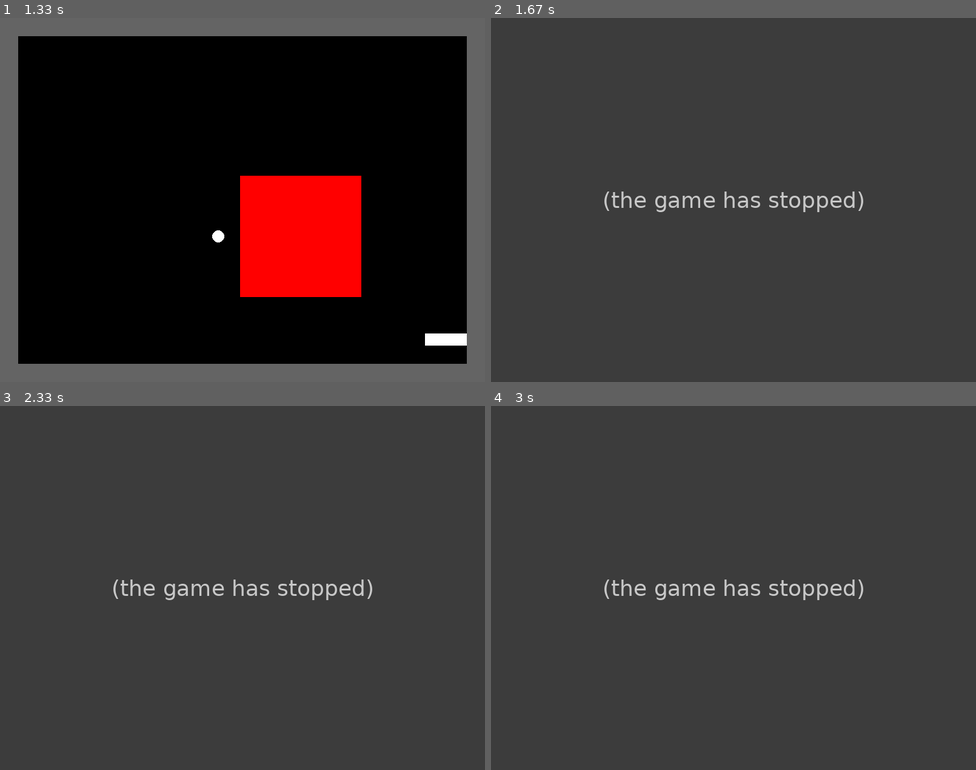
Above: before the commit, frames 1-4 (two rows, left to right).
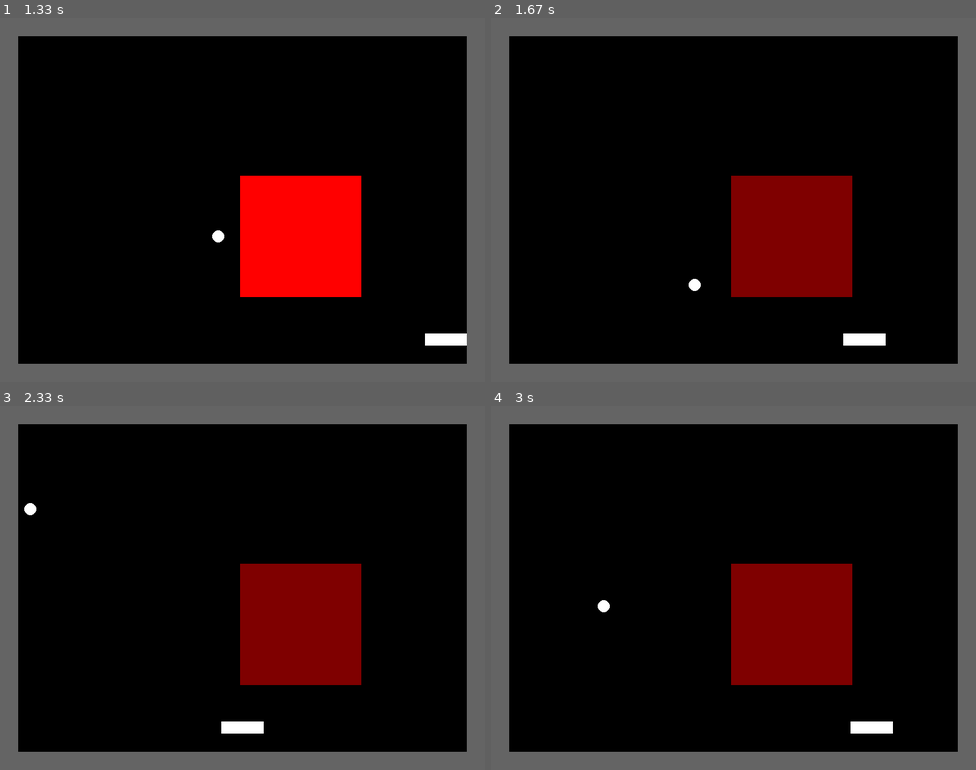
Above: after the commit, the same moments.

Repository: Gibson223/mod-5
Game: pygame game, started from py/main.py
The game is run twice, just before and just after one commit, with the same random seed, the same clock (stepped at 60 frames per second) and the same inputs.
Inputs:
- Up to frame 1 (1.33 s): hold Right 0.33-0.8 s; hold Right 0.83-1.3 s
- Up to frame 2 (1.67 s): hold Left from 1.33 s (still down)
- Up to frame 3 (2.33 s): release Left at 1.87 s; hold Left 1.9-2.3 s; tap Home at 2.05 s
- Up to frame 4 (3 s): hold Right 2.33-2.97 s

Frame 1 is identical in both runs. In frame 2, 100% of the frame differs, in the area x 0-100%, y 0-100%; in frame 3, 100%; in frame 4, 100%.
Error before the commit: NameError: name 'ballXspeed' is not defined (main.py line 210); the game stopped at 1.45 s (later frames are placeholders)

Commit message:
fix merging stuff

Diff:
--- a/py/main.py
+++ b/py/main.py
@@ -207,9 +207,12 @@
         # print(len(collisions), " collisions this frame")
         for c in collisions:
             if isinstance(c, objects.Block):
-                c_newhp = c.reduceHP(ballXspeed,ballYspeed)
+                c_newhp = c.reduceHP(ballObj.xspeed, ballObj.yspeed)
                 if c_newhp <= 0:
                     GameObj.removesprite(c)
+
+
+            isVertical_old = CollisionHandling.findBounceIsVertical_old(ballObj, c)
             isVertical = CollisionHandling.findBounceIsVertical(ballObj, c)
             if (isVertical != isVertical_old):
                 # This print statement can be used to inspect discrepancies between the two
